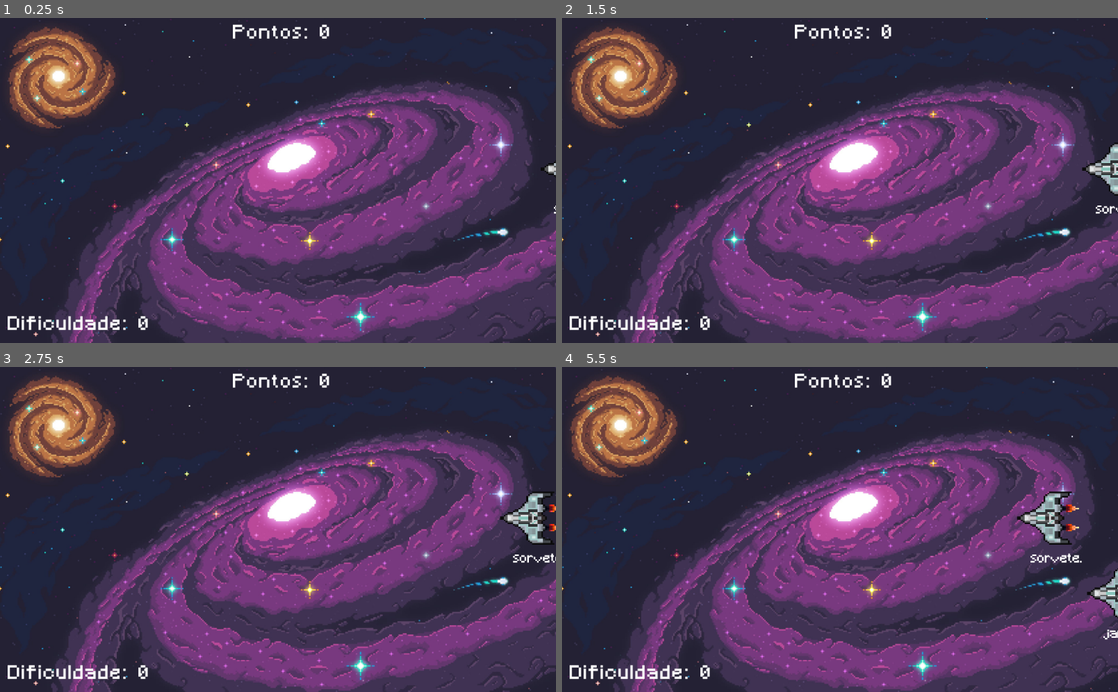
Above: before the commit, frames 1-4 (two rows, left to right).
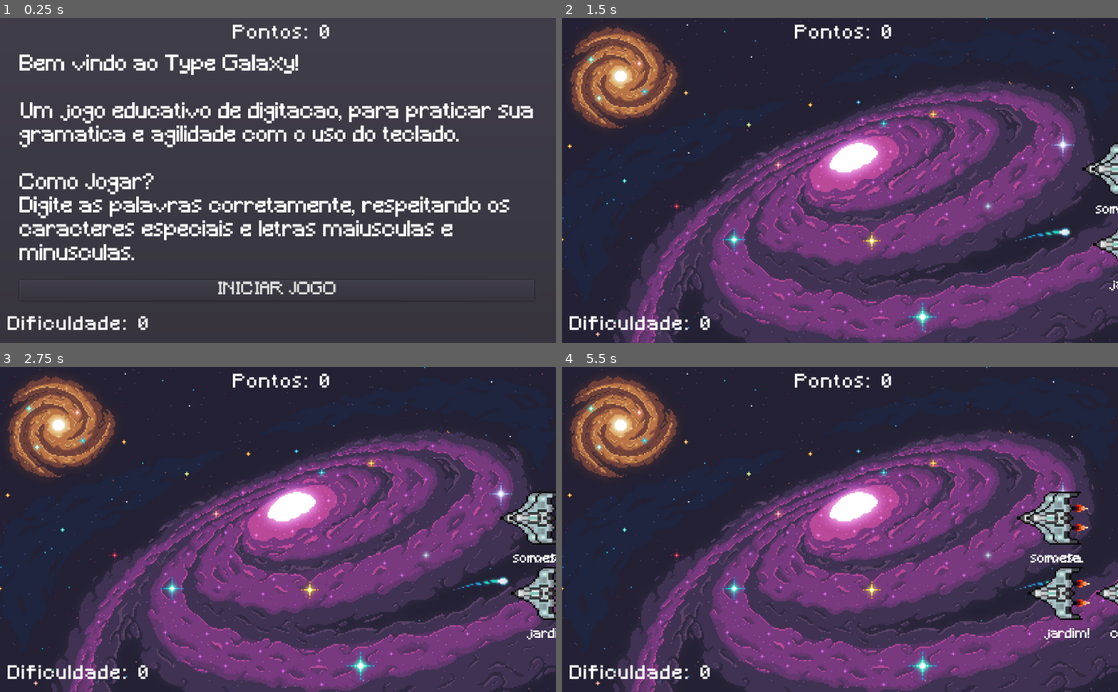
Above: after the commit, the same moments.

Repository: vitordefante/type-galaxy
Game: Godot game, scene res://assets/Main.tscn
Same seed, same stepped clock (60 frames per second), same inputs: the game is played once before the commit and once after it.
Inputs (mouse positions are in pixels of both pictures, inside the frame that each line leads up to):
- Up to frame 1 (0.25 s): no input
- Up to frame 2 (1.5 s): click (840, 291) at 0.5 s, where only the run after the commit has a clickable "INICIAR JOGO"; tap Enter at 1.25 s
- Up to frame 3 (2.75 s): no input
- Up to frame 4 (5.5 s): no input

The runs differ from the first frame. In frame 1, 69% of the frame differs, in the area x 0-100%, y 0-100%; in frame 2, 0.4%; in frame 3, 1.5%; in frame 4, 2.2%.

Commit message:
new UI features and sound effects

Diff:
--- a/Main.gd
+++ b/Main.gd
@@ -9,11 +9,15 @@
 
 onready var difficulty_value = $CanvasLayer/VBoxContainer/BottomRow/HBoxContainer/DifficultyLabel2
 onready var killed_value = $CanvasLayer/VBoxContainer/TopRow2/TopRow/EnemiesKilledValue
+onready var star_screen = $CanvasLayer/StartScreen
 onready var game_over_screen = $CanvasLayer/GameOverScreen
 
 #SFX
 var mistype_sound: AudioStreamPlayer
 var success_sound: AudioStreamPlayer
+var kill_sound: AudioStreamPlayer
+
+var isFirstRound = true
 
 # detecta naves ativas na cena
 var active_enemy = null
@@ -41,6 +45,11 @@
 	add_child(success_sound)
 	success_sound.volume_db = -25.0
 
+	# Load the kill sound effect
+	kill_sound = AudioStreamPlayer.new()
+	kill_sound.stream = preload("res://assets/sfx/enemy_killed.mp3")
+	add_child(kill_sound)
+
 	start_game()
 
 ##SFX Functions
@@ -51,6 +60,10 @@
 func play_success_sound() -> void:
 	# Play the success sound effect
 	success_sound.play()
+
+	# Play the kill sound
+func play_kill_sound() -> void:
+	kill_sound.play()
 
 func find_new_active_enemy(typed_character: String):
 	for enemy in enemy_container.get_children():
@@ -85,6 +98,7 @@
 					active_enemy.queue_free()
 					active_enemy = null
 					enemies_killed += 1
+
 					killed_value.text = str(enemies_killed)
 			else:
 				play_mistype_sound()
@@ -137,5 +151,10 @@
 	difficulty_timer.start()
 	spawn_enemy()
 
-func _on_RestartButton_pressed():
+func _on_RestartButton_pressed() -> void:
 	start_game()
+
+func _on_StartButton_pressed():
+	isFirstRound = false
+	star_screen.hide()
+	start_game()
--- a/assets/Main.tscn
+++ b/assets/Main.tscn
@@ -94,6 +94,7 @@
 margin_top = 242.0
 margin_right = 860.0
 margin_bottom = 343.0
+mouse_filter = 2
 custom_constants/separation = 25
 
 [node name="Label" type="Label" parent="CanvasLayer/GameOverScreen/CenterContainer/VBoxContainer"]
@@ -106,9 +107,54 @@
 margin_top = 64.0
 margin_right = 710.0
 margin_bottom = 101.0
-mouse_filter = 2
 custom_fonts/font = SubResource( 4 )
 text = "JOGAR NOVAMENTE"
+
+[node name="StartScreen" type="PanelContainer" parent="CanvasLayer"]
+anchor_right = 1.0
+anchor_bottom = 1.0
+margin_left = -12.0
+margin_top = -17.0
+margin_right = -12.0
+margin_bottom = -17.0
+rect_scale = Vector2( 1.02023, 1.04 )
+mouse_filter = 2
+
+[node name="CenterContainer" type="CenterContainer" parent="CanvasLayer/StartScreen"]
+margin_left = 7.0
+margin_top = 7.0
+margin_right = 1017.0
+margin_bottom = 593.0
+mouse_filter = 2
+
+[node name="VBoxContainer" type="VBoxContainer" parent="CanvasLayer/StartScreen/CenterContainer"]
+margin_left = 40.0
+margin_top = 74.0
+margin_right = 969.0
+margin_bottom = 511.0
+mouse_filter = 2
+custom_constants/separation = 25
+
+[node name="Label" type="Label" parent="CanvasLayer/StartScreen/CenterContainer/VBoxContainer"]
+margin_right = 929.0
+margin_bottom = 375.0
+custom_fonts/font = SubResource( 3 )
+text = "Bem vindo ao Type Galaxy!
+
+Um jogo educativo de digitacao, para praticar sua
+gramatica e agilidade com o uso do teclado.
+
+Como Jogar?
+Digite as palavras corretamente, respeitando os
+caracteres especiais e letras maiusculas e
+minusculas."
+
+[node name="StartButton" type="Button" parent="CanvasLayer/StartScreen/CenterContainer/VBoxContainer"]
+margin_top = 400.0
+margin_right = 929.0
+margin_bottom = 437.0
+custom_fonts/font = SubResource( 4 )
+text = "INICIAR JOGO"
 
 [node name="VBoxContainer" type="VBoxContainer" parent="CanvasLayer"]
 anchor_right = 1.0
@@ -186,3 +232,5 @@
 [connection signal="timeout" from="SpawnTimer" to="." method="_on_SpawnTimer_timeout"]
 [connection signal="timeout" from="DifficultyTimer" to="." method="_on_DifficultyTimer_timeout"]
 [connection signal="pressed" from="CanvasLayer/GameOverScreen/CenterContainer/VBoxContainer/RestartButton" to="." method="_on_RestartButton_pressed"]
+[connection signal="pressed" from="CanvasLayer/StartScreen/CenterContainer/VBoxContainer/StartButton" to="." method="_on_RestartButton_pressed"]
+[connection signal="pressed" from="CanvasLayer/StartScreen/CenterContainer/VBoxContainer/StartButton" to="." method="_on_StartButton_pressed"]
Binary file added: assets/tutorial-background.jpg
Not shown, added: assets/tutorial-background.jpg.import
